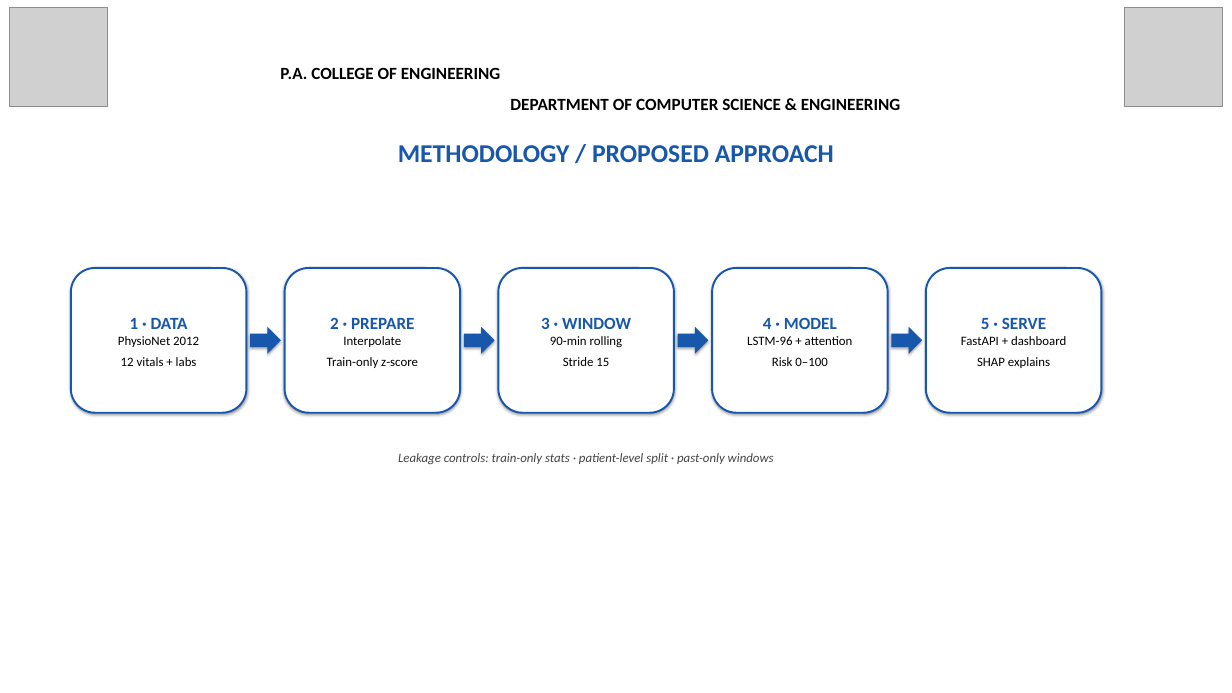
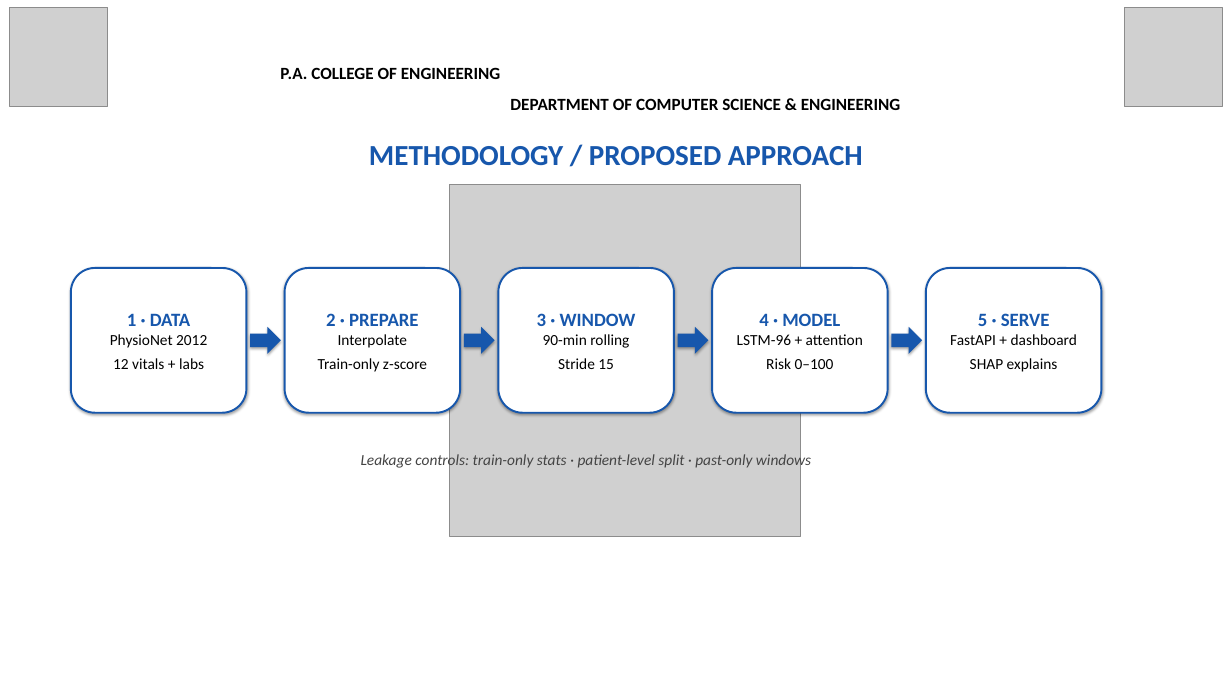
Before and after one commit to Dinaltium/SynCura, a slide deck: slide 7 of ppt/SynCura_Deck_V3_FINAL.pptx. Drawn at 1232x693 pixels with LibreOffice and Linux fonts; fonts in the diff are those of the drawing; grey boxes stand for pictures. Boxes give left, top, right and bottom in pixels: in the first picture for what was removed or moved away, otherwise in the second. Text is boxed around its words. In the diff, an @@ line names an element or a change of style, - is before the commit and + after.

```diff
--- a/ppt/SynCura_Deck_V3_FINAL.pptx
+++ b/ppt/SynCura_Deck_V3_FINAL.pptx
@@ text "METHODOLOGY / PROPOSED APPROACH" at bbox=[369, 146, 863, 166]: size 30 to 34 pt @@
@@ picture added at bbox=[450, 185, 801, 536] @@
@@ rounded rectangle "1 · DATA" at bbox=[71, 268, 246, 413]: size 20 to 22 pt in "1 · DATA"; size 15 to 18 pt in "PhysioNet 2012 12 vitals + labs" @@
@@ rounded rectangle "2 · PREPARE" at bbox=[285, 268, 460, 413]: size 20 to 22 pt in "2 · PREPARE"; size 15 to 18 pt in "Interpolate Train-only z-score" @@
@@ rounded rectangle "3 · WINDOW" at bbox=[498, 268, 674, 413]: size 20 to 22 pt in "3 · WINDOW"; size 15 to 18 pt in "90-min rolling Stride 15" @@
@@ rounded rectangle "4 · MODEL" at bbox=[712, 268, 888, 413]: size 20 to 22 pt in "4 · MODEL"; size 15 to 18 pt in "LSTM-96 + attention Risk 0–100" @@
@@ rounded rectangle "5 · SERVE" at bbox=[926, 268, 1101, 413]: size 20 to 22 pt in "5 · SERVE"; size 15 to 18 pt in "FastAPI + dashboard SHAP explains" @@
@@ text "Leakage controls: train-only stats · ..." at bbox=[361, 451, 811, 469]: size 15 to 18 pt @@
```
Also in this commit, not shown: 15 other slides changed.
